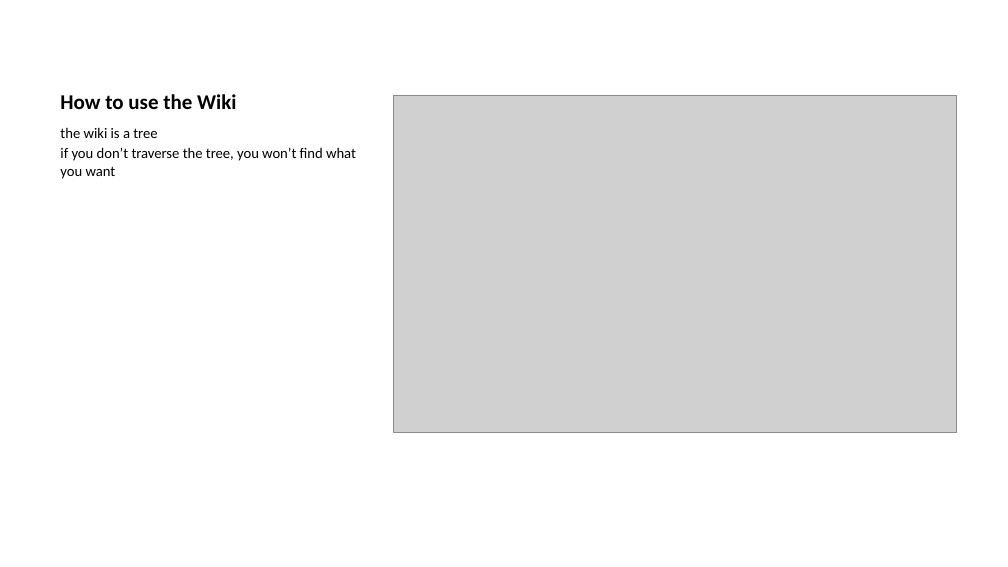
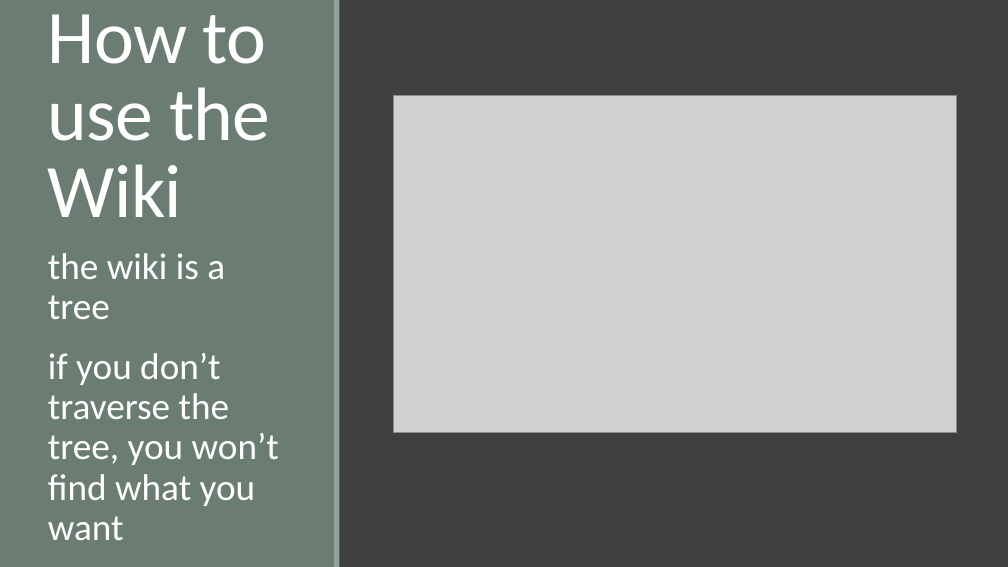
Before and after one commit to dhelgerson/oss-club, a slide deck: slide 4 of archinstall.pptx. Drawn at 1008x567 pixels with LibreOffice and Linux fonts; fonts in the diff are those of the drawing; grey boxes stand for pictures. Boxes give left, top, right and bottom in pixels: in the first picture for what was removed or moved away, otherwise in the second. Text is boxed around its words. In the diff, an @@ line names an element or a change of style, - is before the commit and + after.

```diff
--- a/archinstall.pptx
+++ b/archinstall.pptx
@@ background #FFFFFF to #404040 @@
@@ rectangle added at bbox=[0, 0, 335, 566], fill #6B7D72 @@
@@ title "How to use the Wiki": place and size @@
-title "How to use the Wiki" at bbox=[60, 94, 236, 109]
+title "How to use the Wiki" at bbox=[48, 14, 270, 217]
@@ title "How to use the Wiki" at bbox=[48, 14, 270, 217]: size 15 to 54 pt, text colour #000000 to #FFFFFF, letter spacing 0 to -0.5 pt, bold off; line spacing 1 to 0.85 @@
@@ rectangle added at bbox=[334, 0, 339, 566], fill #93A299 @@
@@ text "the wiki is a tree": place and size @@
-text "the wiki is a tree" at bbox=[60, 127, 356, 179]
+text "the wiki is a tree" at bbox=[48, 253, 279, 506]
@@ text "the wiki is a tree" at bbox=[48, 253, 279, 506]: size 10.5 to 26.7 pt, text colour #000000 to #FFFFFF; line spacing 1 to 0.9; more space between paragraphs @@
```
Also in this commit, not shown: 23 other slides changed.
